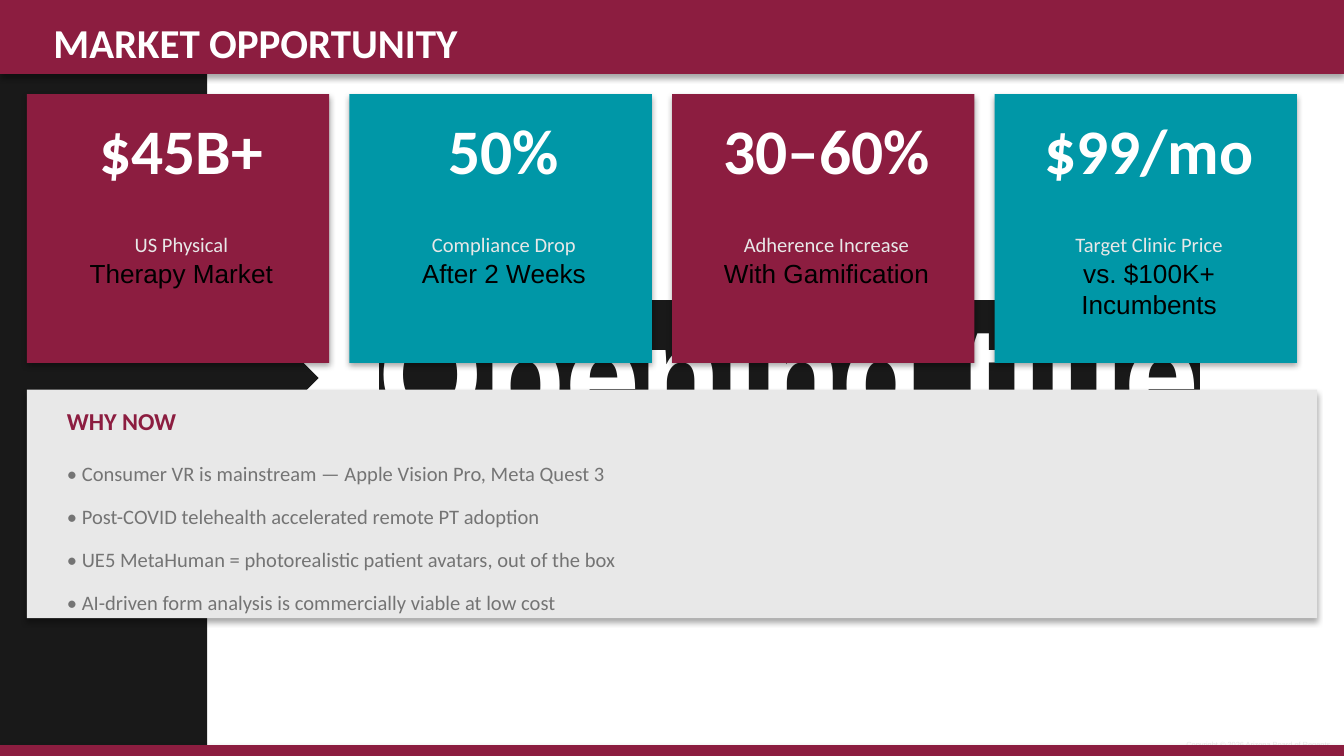
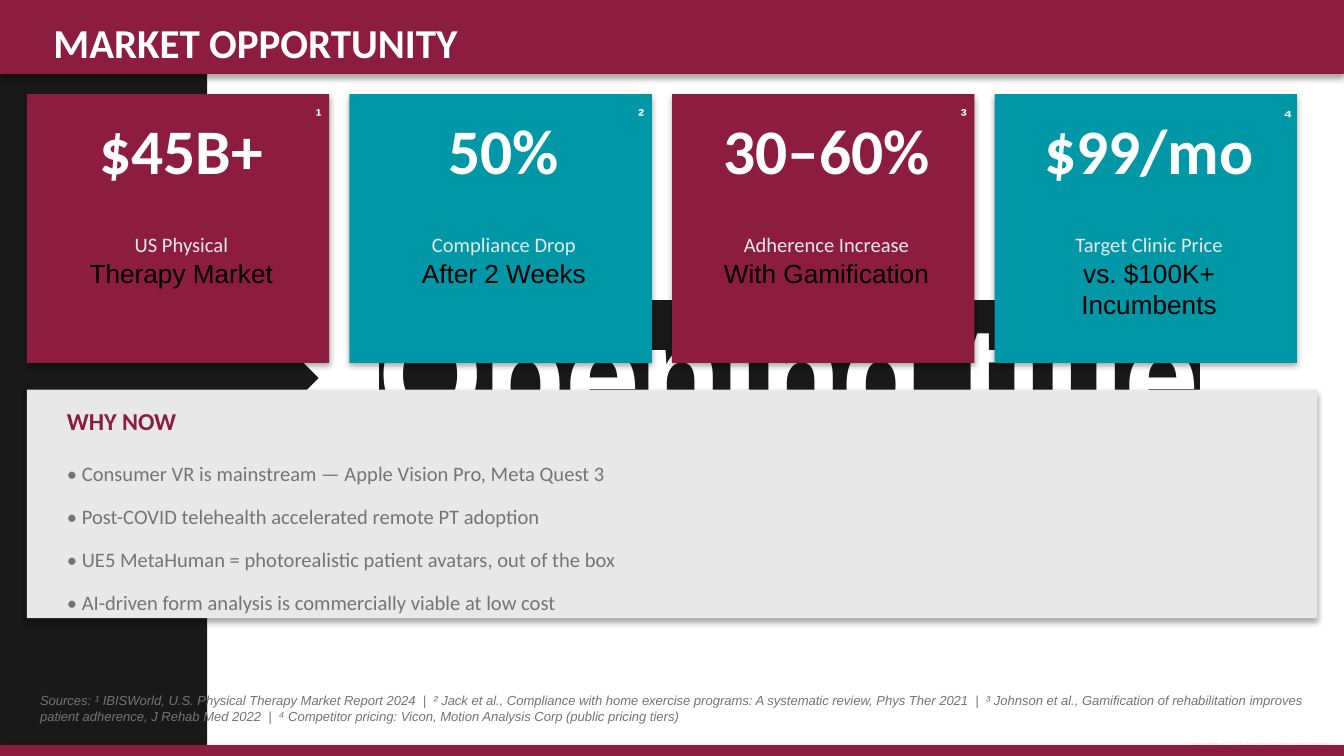
Before and after one commit to BetterCodeGoblin/portfolio, a slide deck: slide 8 of C3D-FBX-ASU-Presentation.pptx. Drawn at 1344x756 pixels with LibreOffice and Linux fonts; fonts in the diff are those of the drawing; background and template pictures are left out. Boxes give left, top, right and bottom in pixels: in the first picture for what was removed or moved away, otherwise in the second. Text is boxed around its words. In the diff, an @@ line names an element or a change of style, - is before the commit and + after.

Commit message:
Fix title slide gold layout + add stat sources

```diff
--- a/C3D-FBX-ASU-Presentation.pptx
+++ b/C3D-FBX-ASU-Presentation.pptx
@@ text added at (316,109,322,116), 10 pt, text #FFFFFF, bold @@
+¹
@@ text added at (638,109,644,116), 10 pt, text #FFFFFF, bold @@
+²
@@ text added at (961,109,967,116), 10 pt, text #FFFFFF, bold @@
+³
@@ text added at (1283,111,1292,118), 10 pt, text #FFFFFF, bold @@
+⁴
@@ text added at (40,695,1303,725), 7 pt, text #747474, italic @@
+Sources: ¹ IBISWorld, U.S. Physical Therapy Market Report 2024 | ² Jack et al., Compliance with home exercise programs: A systematic review, Phys Ther 2021 | ³ Johnson et al., Gamification of rehabilitation improves patient adherence, J Rehab Med 2022 | ⁴ Competitor pricing: Vicon, Motion Analysis Corp (public pricing tiers)
```
Also in this commit, not shown: 1 other slide changed.
